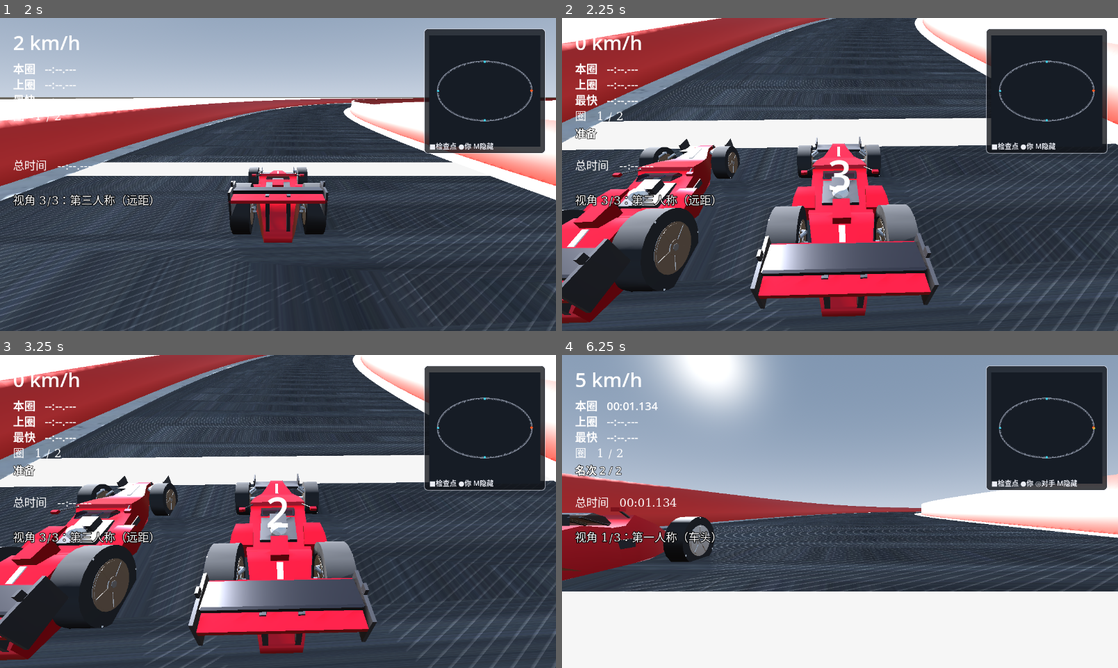
Above: before the commit, frames 1-4 (two rows, left to right).
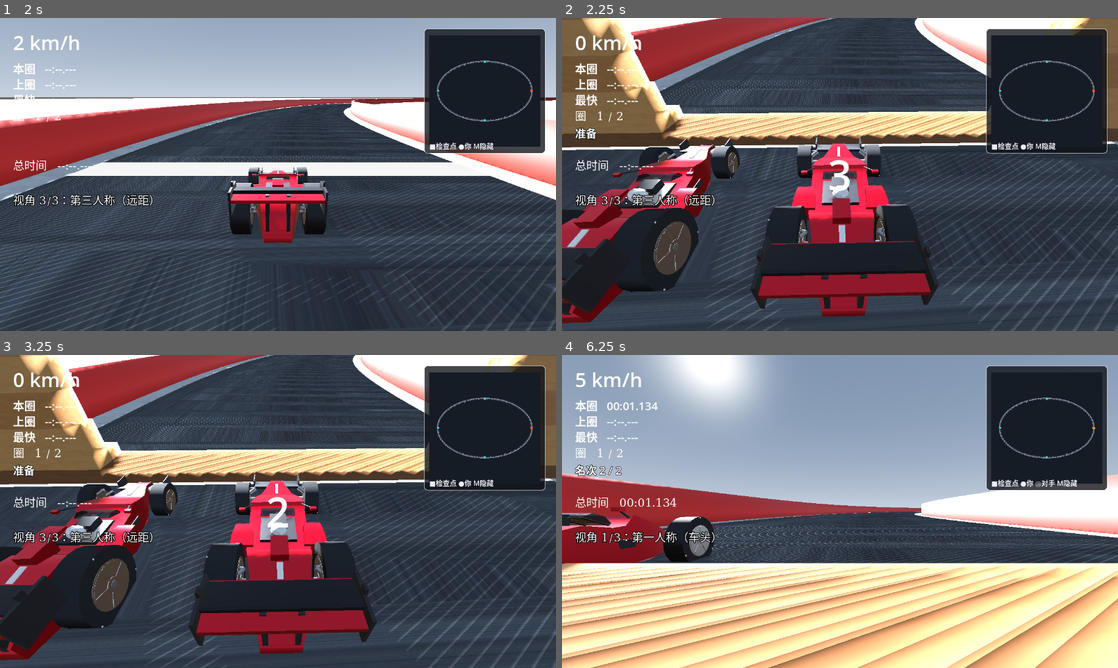
Above: after the commit, the same moments.

Repository: QieRong/godot-racer
Game: Godot game, scene res://scenes/menu.tscn
The game is run twice, just before and just after one commit, with the same random seed, the same clock (stepped at 60 frames per second) and the same inputs.
Inputs (mouse positions are in pixels of both pictures, inside the frame that each line leads up to):
- Up to frame 1 (2 s): click "1. 新兵训练营 【简单】 路宽 14m · 检查点 3 …" at 0.5 s; tap Enter at 1.25 s; move the mouse to (400, 158) at 1.27 s; hold D (steer_right) from 1.28 s (still down); hold Right mouse button (camera_orbit) from 1.28 s (still down); click (400, 158) at 1.42 s
- Up to frame 2 (2.25 s): move the mouse to (728, 190) at 2.02 s; release D (steer_right) at 2.03 s; release Right mouse button (camera_orbit) at 2.03 s; hold S (brake_reverse) from 2.03 s (still down); tap V (camera_view) at 2.1 s
- Up to frame 3 (3.25 s): tap R (reset) at 2.75 s; move the mouse to (333, 442) at 2.77 s; release S (brake_reverse) at 2.78 s; hold D (steer_right) from 2.78 s (still down); hold Right mouse button (camera_orbit) from 2.78 s (still down)
- Up to frame 4 (6.25 s): tap R (reset) at 3.5, 5 s; move the mouse to (812, 574) at 3.52 s; release D (steer_right) at 3.53 s; release Right mouse button (camera_orbit) at 3.53 s; hold W (accelerate) 3.53-4.28 s; tap V (camera_view) at 3.6, 5.1 s; click (812, 574) at 3.67 s; move the mouse to (1006, 558) at 4.27 s; hold Right mouse button (camera_orbit) 4.28-5.03 s; hold A (steer_left) 4.28-5.78 s; move the mouse to (673, 464) at 5.02 s; move the mouse to (867, 511) at 5.77 s; hold S (brake_reverse) from 5.78 s (still down); hold Right mouse button (camera_orbit) from 5.78 s (still down); click (867, 511) at 5.92 s

Frame 1 is identical in both runs. In frame 2, 24% of the frame differs, in the area x 0-100%, y 0-100%; in frame 3, 24%; in frame 4, 33%, in the area x 0-100%, y 66-100%.

Commit message:
feat(scenery): 起点龙门架跨线而立 + 立柱带碰撞（D3）
- 新模块 scripts/start_gantry.gd：desert_ruin_gate.glb 按路宽 X 缩放，
  立柱内侧面 = 路面边缘 + 0.20m；每根立柱 StaticBody3D + BoxShape3D
  （场地层 1）与视觉同址同厚（撞上不穿模）；网格第 18 渲染层（小地
  图相机只画第 17 层，不绘制）
- main.gd：文件头 preload + _after_world_ready 挂载（want_opponents
  判断之外，0 对手路径也挂）；手写 start_gantry.gd.uid（headless
  不生成 .uid）
- 验证：parse-check 通过；--check=minimap failed_assertions=0、
  measurement_status=COMPLETE；截图 5 张观感 6 项核对（骑线/净距
  0.2m/基座贴地/穿门不撞/小地图无/L1 越护栏 0.9m 已知偏差）
- 已知偏差：立柱厚度实测失败走兜底 0.5m（单网格模型测不到，日志
  已声明）→ L1 视觉柱厚 1.89m，旋钮是模型腿厚（资产改动）

Diff:
--- a/godot-racer/scenes/main.gd
+++ b/godot-racer/scenes/main.gd
@@ -57,6 +57,12 @@
 const StartCountdown := preload("res://scripts/start_countdown.gd")
 ## 倒计时 UI 实例（互动路径才有；自动化路径为 null）
 var _countdown: CanvasLayer = null
+
+## 起点龙门架模块（2026-10-19 用户反馈 D3）：desert_ruin_gate.glb 跨线而立、
+## 立柱带碰撞（场地层）。互动与自动化路径都挂（纯场景装饰 + 静态碰撞，无行为读取方）。
+## 同样 preload 而不是 class_name，原因同 EnvironmentFX。
+const StartGantry := preload("res://scripts/start_gantry.gd")
+var _start_gantry := StartGantry.new()
 
 ## 截图模式模块（SPLIT-SCREENSHOT-001 从本文件拆出）：--shot 族的命令行解析、
 ## 逆方向摆位（wrongway_warp）与 _process 里的截图主体（存 PNG / 诊断打印 / 退出）。
@@ -320,6 +326,11 @@
 		_opponent_spawner.set_baseline_ms(await _avg_physics_ms(
 			OpponentSpawner.BASELINE_FRAMES, OpponentSpawner.BASELINE_SETTLE))
 		_opponent_spawner.spawn_opponents(GameState.current_level(), track, want_opponents)
+	# 起点龙门架（2026-10-19 D3）：赛道就绪后即可摆放（start_line_* / road_width 已落定）。
+	# 挂在 want_opponents 判断**之外**（0 对手的练习/设置路径也挂）+ _parse_check_args()
+	# 的 return **之前** → 自动化路径也有龙门架（--shot 截图可验）。
+	_start_gantry.setup(track)
+	add_child(_start_gantry)
 	if _parse_check_args():
 		_setup_done = true
 		return
--- /dev/null
+++ b/godot-racer/scripts/start_gantry.gd
@@ -0,0 +1,108 @@
+extends Node3D
+## 起点龙门架（2026-10-19 用户反馈；D3 拍板：跨线而立、立柱带碰撞、撞上不穿模）。
+##
+## 资源：res://models/environment/desert_ruin_gate.glb（安装指南登记：216 三角形、
+## 包围盒 4.80×4.44×1.36 m，Y-up 米制、底部约 y=0）。GLB **纯网格无碰撞体** ——
+## 碰撞由本模块自建：每根立柱一个 BoxShape3D（StaticBody3D，场地层 1，车 mask=3
+## 都会撞），盒体与视觉立柱同址同厚。为什么必须同厚：视觉比碰撞大会「车头陷进
+## 网格才被盒体挡住」（视觉穿模），碰撞比视觉大会「离网格还有距离就被空气挡住」。
+##
+## 几何保证（正常驾驶不可能碰到）：X 缩放公式令**立柱内侧面 = 路面边缘 + 0.20m**：
+##     s = (road_w + 2c) / (S_m − 2·t_m)
+##     S_m=4.80（模型跨径）  t_m=实测立柱厚度  c=0.20（净距）
+## 推导：模型腿内侧面在 ±(S_m/2 − t_m)，缩放 s 后要等于 road_w/2 + c。
+## 横梁在高处（模型高 4.44m，车含翻车 <3m 碰不到），不建碰撞。
+##
+## 仓库约定：无 class_name（消费方 preload）/ setup() 注入 track / 不 get_node /
+## 模块内 await = 0 / 任一步拿不到数据 → push_warning 后静默跳过（不炸验收）。
+## 小地图不画：网格放第 18 渲染层（小地图相机只画第 17 层，minimap.gd）。
+
+const GATE_SCENE := "res://models/environment/desert_ruin_gate.glb"
+const GATE_SPAN_X := 4.80           # 模型包围盒 X（米）= 原始跨径（安装指南登记值）
+const GATE_POST_T_FALLBACK := 0.50  # 立柱厚度兜底值（米）：实测失败时用，日志会声明
+const GATE_CLEARANCE_M := 0.20      # 立柱内侧面距路面边缘净距（米）
+const GATE_COLLIDE_H := 3.60        # 立柱碰撞盒高（米）：覆盖立柱、不含横梁
+const GATE_COLLIDE_D := 1.20        # 立柱碰撞盒纵深（米）
+const GATE_GROUND_LAYER := 1        # 场地层：玩家/AI 车 mask=3（地面+车辆）都会撞上
+const GATE_RENDER_LAYER := 1 << 17  # 第 18 层：小地图相机（第 17 层）不绘制
+
+var _track: Node3D = null
+
+
+## 一次性注入赛道（main 在 _after_world_ready 调用）。本模块不反向认识场景树。
+func setup(track: Node3D) -> void:
+	_track = track
+
+
+func _ready() -> void:
+	_build()
+
+
+func _build() -> void:
+	if _track == null:
+		push_warning("[龙门架] 未注入 Track，跳过（不影响验收）")
+		return
+	var lc: Variant = _track.get("start_line_center")
+	var lf: Variant = _track.get("start_line_forward")
+	var rw: Variant = _track.get("road_width")
+	if not (lc is Vector3) or not (lf is Vector3) or not (rw is float):
+		push_warning("[龙门架] Track 缺 start_line_center/forward 或 road_width，跳过")
+		return
+	var packed: PackedScene = load(GATE_SCENE)
+	if packed == null:
+		push_warning("[龙门架] 无法加载 %s，跳过" % GATE_SCENE)
+		return
+	var gate: Node3D = packed.instantiate()
+	# ① 实测立柱厚度 t_m（局部 AABB 中心 |x| 超过跨径 35% 的网格的最大 X 尺寸）
+	var t_m := _measure_post_thickness(gate)
+	# ② 解算 X 缩放：令立柱内侧面 = 路宽/2 + CLEARANCE（推导见文件头）
+	var road_w := float(rw)
+	var s := (road_w + 2.0 * GATE_CLEARANCE_M) / maxf(0.5, GATE_SPAN_X - 2.0 * t_m)
+	var t_v := t_m * s                                       # 视觉立柱厚 = 碰撞盒厚
+	var post_x := (GATE_SPAN_X * 0.5 - t_m * 0.5) * s        # 立柱中心横向坐标
+	# ③ 摆放：骑在起跑线上（跨线而立），基座贴路面（start_line_center 含高度剖面）
+	var fwd := (lf as Vector3)
+	fwd.y = 0.0
+	if fwd.length() < 0.01:
+		fwd = Vector3.FORWARD
+	fwd = fwd.normalized()
+	var side := Vector3(fwd.z, 0.0, -fwd.x)
+	var lift: Variant = _track.get("road_lift")
+	var lift_y := float(lift) if (lift is float) else 0.0
+	gate.name = "StartGantry"
+	gate.transform = Transform3D(Basis(side * s, Vector3.UP, fwd),
+		(lc as Vector3) + Vector3.UP * lift_y)
+	for m in gate.find_children("*", "MeshInstance3D", true, false):
+		m.layers = GATE_RENDER_LAYER
+	add_child(gate)
+	# ④ 碰撞：每根立柱一个静态盒，与视觉同址同厚（D3 硬性要求：不穿模）
+	for sign in [1.0, -1.0]:
+		var body := StaticBody3D.new()
+		body.name = "StartGantryPost%s" % ("R" if sign > 0.0 else "L")
+		body.collision_layer = GATE_GROUND_LAYER
+		var shape := CollisionShape3D.new()
+		var box := BoxShape3D.new()
+		box.size = Vector3(t_v, GATE_COLLIDE_H, GATE_COLLIDE_D)
+		shape.shape = box
+		body.add_child(shape)
+		add_child(body)
+		body.position = side * (sign * post_x) + Vector3.UP * (GATE_COLLIDE_H * 0.5)
+	print("[龙门架] 已就位：路宽 %.1f → 跨径 %.2f（缩放 ×%.2f，立柱厚 %.2f%s），立柱内侧面离路面 %.2fm，带碰撞（场地层 %d）"
+		% [road_w, GATE_SPAN_X * s, s, t_v,
+			"（兜底值）" if t_m == GATE_POST_T_FALLBACK else "",
+			GATE_CLEARANCE_M, GATE_GROUND_LAYER])
+
+
+## 实测立柱厚度：取局部 AABB 中心 |x| 超过跨径 35% 的网格的最大 X 尺寸。
+## 单网格模型（立柱与横梁一体）或嵌套变换测不到 → 返回 0，由调用方走兜底值。
+func _measure_post_thickness(gate: Node3D) -> float:
+	var best := 0.0
+	for m in gate.find_children("*", "MeshInstance3D", true, false):
+		var aabb: AABB = m.transform * m.get_aabb()
+		if absf(aabb.get_center().x) > GATE_SPAN_X * 0.35 and aabb.size.x > best:
+			best = aabb.size.x
+	if best <= 0.05:
+		print("[龙门架] 立柱厚度实测失败（单网格模型？）→ 用兜底值 %.2fm，请以截图核对"
+			% GATE_POST_T_FALLBACK)
+		return GATE_POST_T_FALLBACK
+	return best
Not shown, added: godot-racer/scripts/start_gantry.gd.uid
Not shown, added: screenshots/round4-gantry-l1-still.png
Not shown, added: screenshots/round4-gantry-l1.png
Not shown, added: screenshots/round4-gantry-l4-still.png
Not shown, added: screenshots/round4-gantry-l4-through.png
Not shown, added: screenshots/round4-gantry-l5.png
